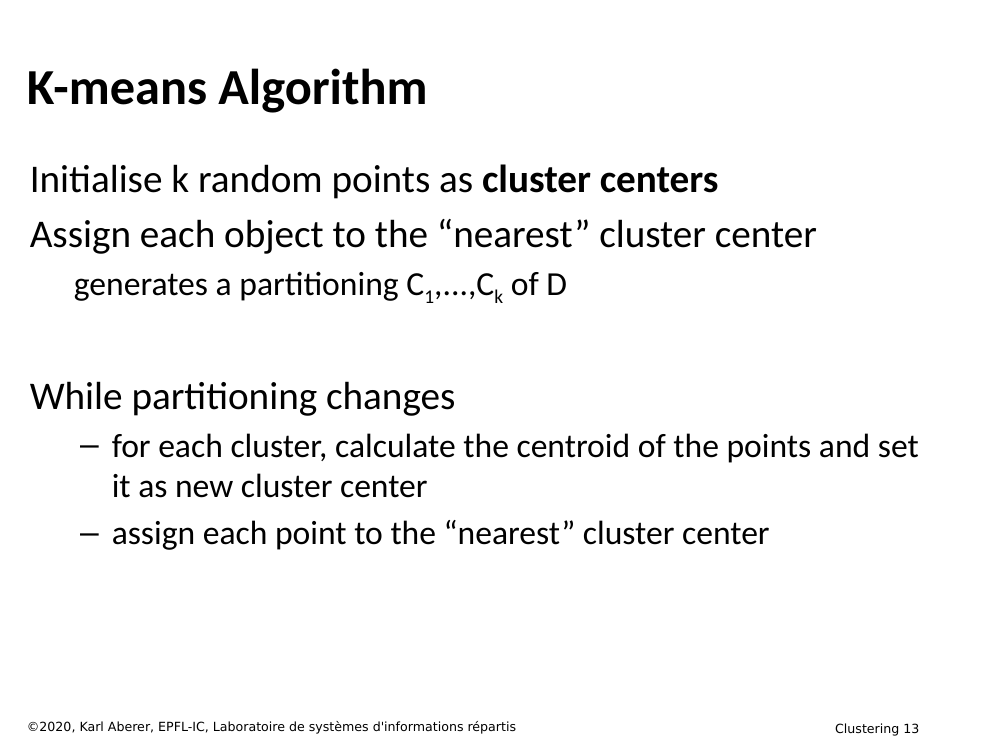
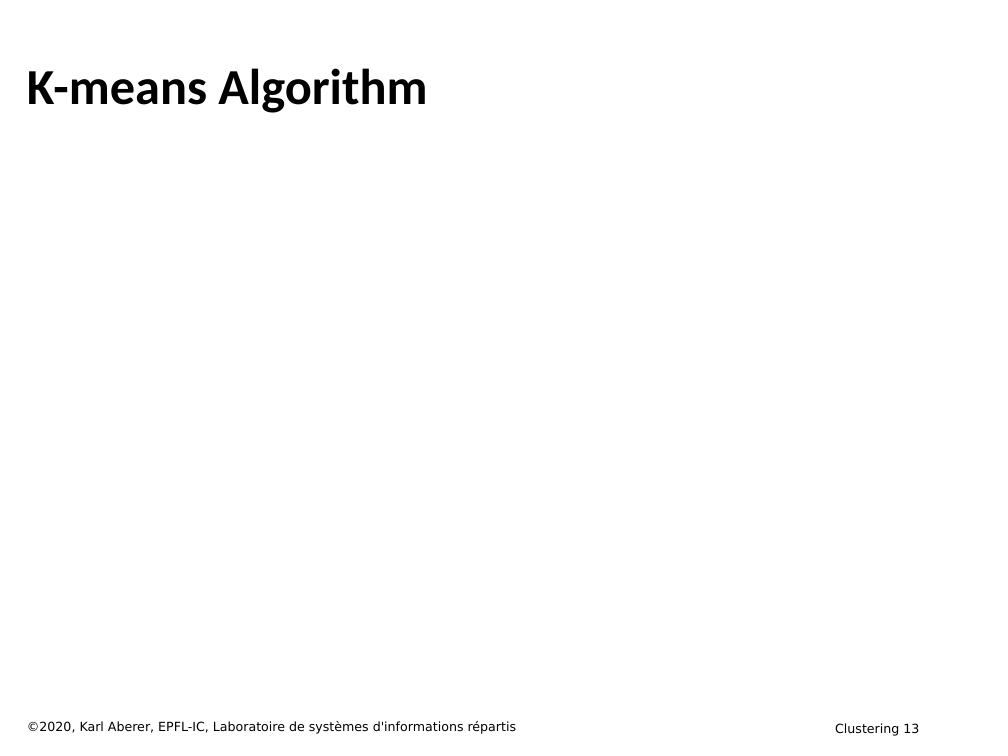
Before and after one commit to LSIR/DIS, a slide deck: slide 13 of Lectures/week 7 - Clustering.pptx. Drawn at 1008x756 pixels with LibreOffice and Linux fonts; fonts in the diff are those of the drawing; grey boxes stand for pictures. Boxes give left, top, right and bottom in pixels: in the first picture for what was removed or moved away, otherwise in the second. Text is boxed around its words. In the diff, an @@ line names an element or a change of style, - is before the commit and + after.

```diff
--- a/Lectures/week 7 - Clustering.pptx
+++ b/Lectures/week 7 - Clustering.pptx
@@ text removed at (x1=30, y1=164, x2=919, y2=550) @@
-Initialise k random points as cluster centers
-Assign each object to the “nearest” cluster center
-    generates a partitioning C1,...,Ck of D
-While partitioning changes
-  – for each cluster, calculate the centroid of the points and set it as new cluster center
-  – assign each point to the “nearest” cluster center
```
Also in this commit, not shown: 1 other slide changed, 3 other files.
